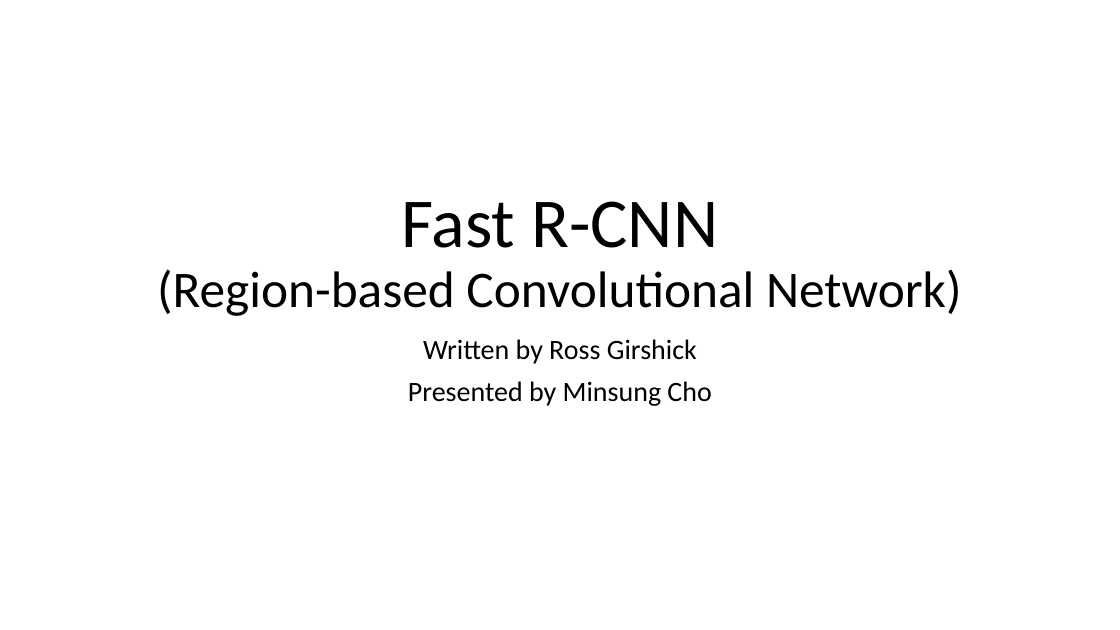
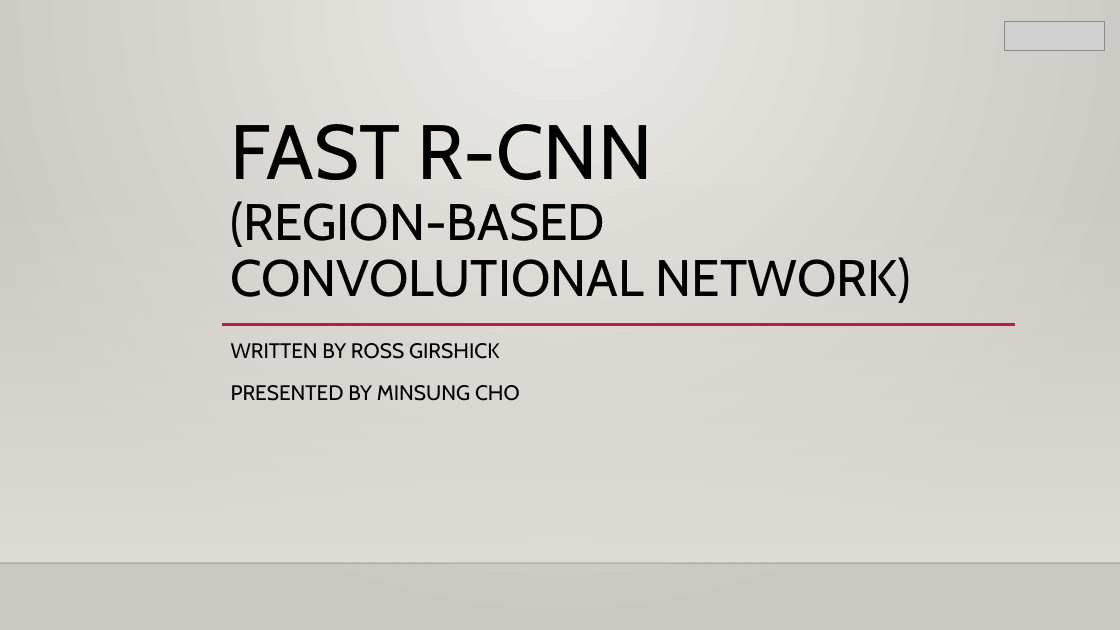
Before and after one commit to cho-minsung/multiDSP, a slide deck: slide 1 of Paper/Fast R-CNN.pptx. Drawn at 1120x630 pixels with LibreOffice and Linux fonts; fonts in the diff are those of the drawing; grey boxes stand for pictures; background and template pictures are left out. Boxes give left, top, right and bottom in pixels: in the first picture for what was removed or moved away, otherwise in the second. Text is boxed around its words. In the diff, an @@ line names an element or a change of style, - is before the commit and + after.

```diff
--- a/Paper/Fast R-CNN.pptx
+++ b/Paper/Fast R-CNN.pptx
@@ background #FFFFFF to gradient #ECEAE7 to #CAC7C1 @@
@@ picture added at <box>1005,21,1105,50</box> @@
@@ title at <box>231,124,911,303</box>: text changed; font Calibri to Cabin @@
-Fast R-CNN
-(Region-based Convolutional Network)
+FAST R-CNN
+(REGION-BASED CONVOLUTIONAL NETWORK)
@@ rectangle added at <box>0,186,1120,563</box>, fill gradient #DFDBD5 @@
@@ line added from (222, 324) to (1016, 324), #B71E42 2.5 pt @@
@@ subtitle at <box>231,343,520,401</box>: text changed; size 24 to 18 pt; font Calibri to Cabin @@
-Written by Ross Girshick
-Presented by Minsung Cho
+WRITTEN BY ROSS GIRSHICK
+PRESENTED BY MINSUNG CHO
@@ line added from (0, 563) to (1120, 563), #000001 1 pt @@
```
Also in this commit, not shown: 6 other slides changed, 9 slides added, 1 slide removed.
